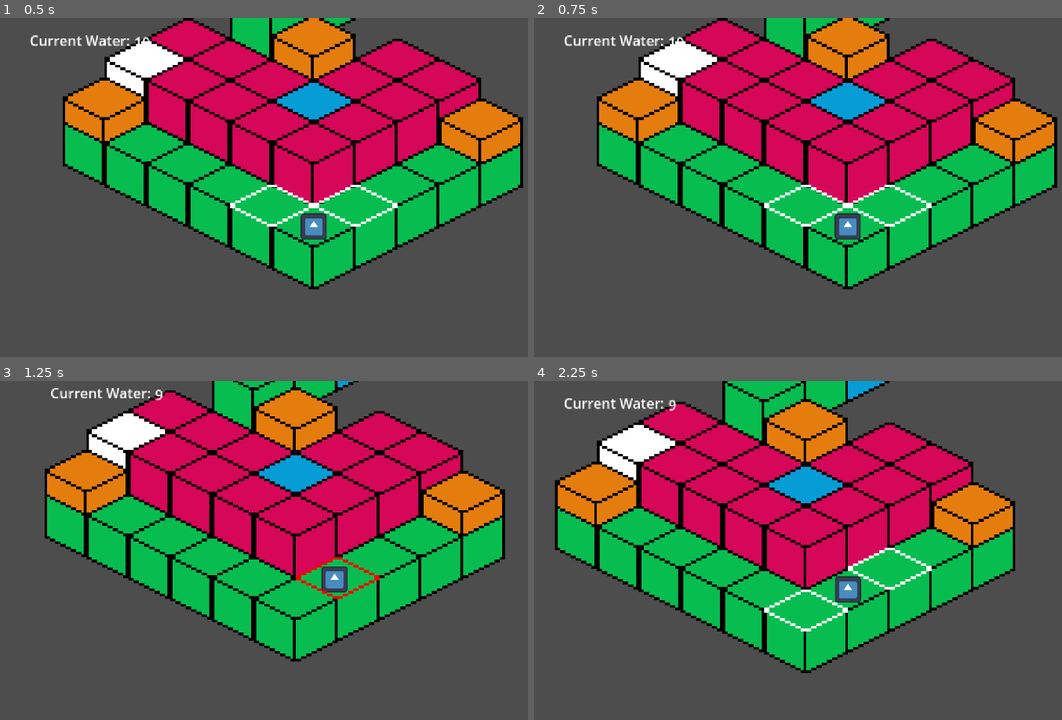
Above: before the commit, frames 1-4 (two rows, left to right).
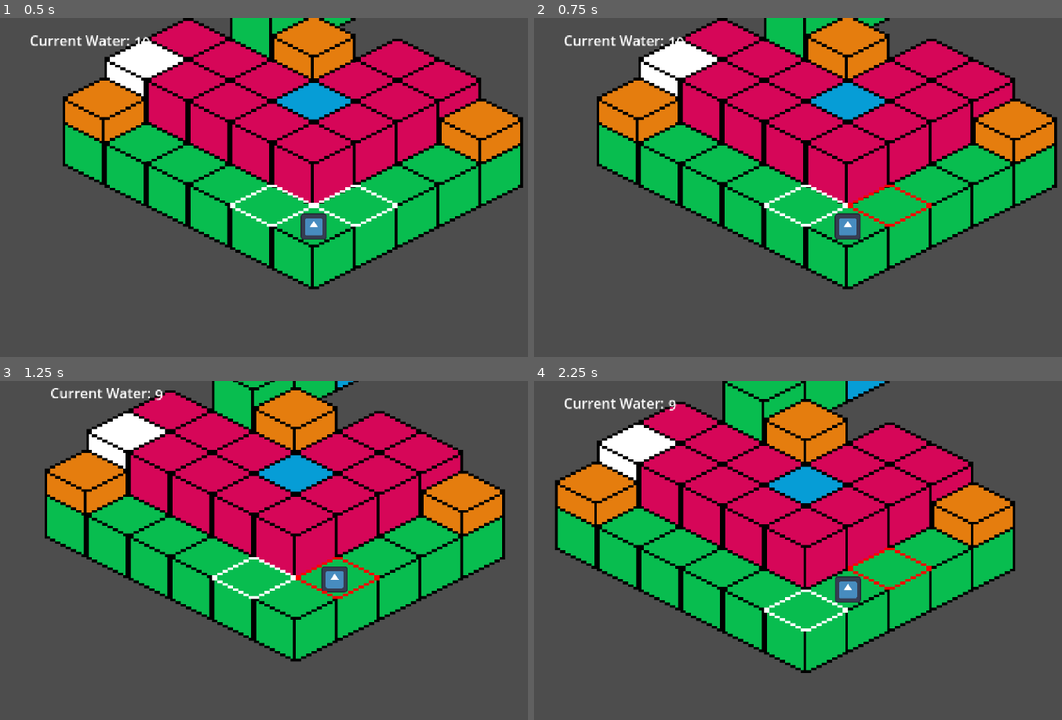
Above: after the commit, the same moments.

Repository: martinsi26/GameJam2024
Game: Godot game, scene res://Main.tscn
Two runs of this game, one before a commit and one after it. Both use one fixed random seed, a clock stepped at 60 frames per second and the inputs below. The engine's default icon, where the game draws it, is replaced by a stand-in: a white triangle on a blue panel in a dark square. Sound files missing from this copy of the repository are replaced by a short silence.
Inputs:
- Up to frame 1 (0.5 s): no input
- Up to frame 2 (0.75 s): tap Enter at 0.5 s; hold D (move_right) from 0.53 s (still down)
- Up to frame 3 (1.25 s): keep holding D (move_right)
- Up to frame 4 (2.25 s): release D (move_right) at 1.28 s; hold S (move_down) 1.28-2.03 s; hold D (move_right) from 2.03 s (still down)

Frame 1 is identical in both runs. In frame 2, 0.3% of the frame differs, in the area x 59-76%, y 49-62%; in frame 3, 0.3%, in the area x 40-57%, y 51-65%; in frame 4, 0.3%.

Commit message:
implements longer target times

Diff:
--- a/gamejam2024/Fish/Fish.gd
+++ b/gamejam2024/Fish/Fish.gd
@@ -82,6 +82,8 @@
 	pass
 
 func _process(delta):
+	if current_tile.x != tt.x || current_tile.y != tt.y:
+		map.set_target_tile(current_neighbors, tt, self)
 	if current_water == 0:
 		death()
 
@@ -163,7 +165,7 @@
 	if not target_tile_data:
 		return
 
-	map.set_target_tile(current_neighbors, tt, self)
+	#map.set_target_tile(current_neighbors, tt, self)
 
 	use_water(1)
 	if target_tile_data.terrain_set == 1:
--- a/gamejam2024/Maps/map.gd
+++ b/gamejam2024/Maps/map.gd
@@ -53,8 +53,8 @@
 	return $Layers.get_child(z).map_to_local(Vector2i(x, y)) * 3
 
 func set_target_tile(tiles, target, curr):
-	for l in $Layers.get_children():
-		l.get_node("OutlineLayer").clear()
+	#for l in $Layers.get_children():
+		#l.get_node("OutlineLayer").clear()
 
 	var value
 	var x = curr.current_tile.x
